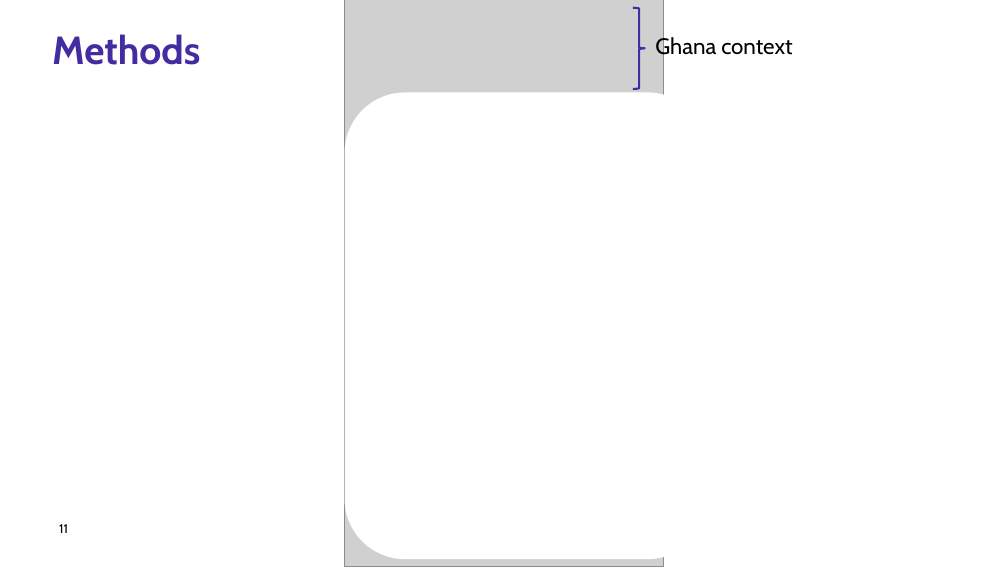
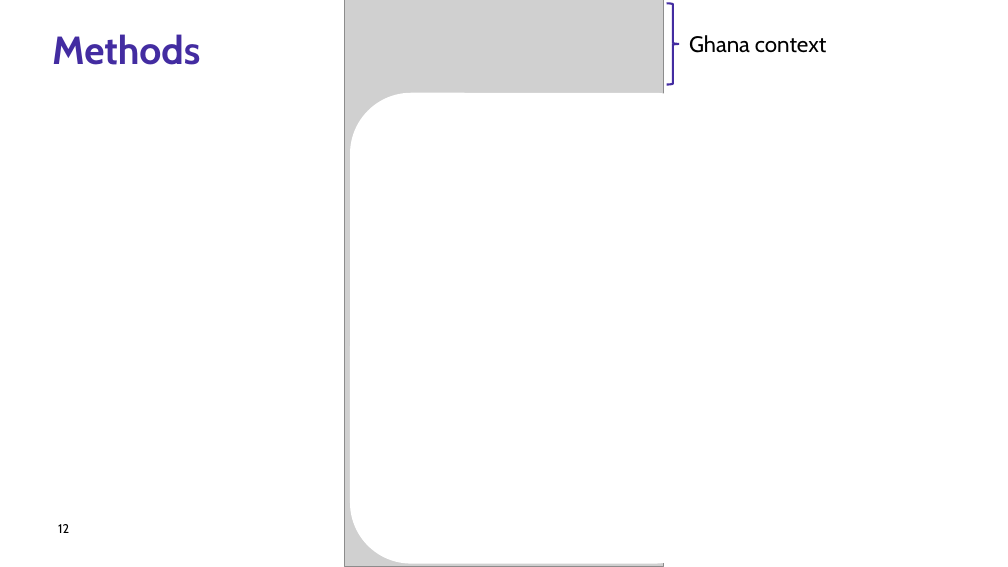
Before and after one commit to zenabusuboi/MySWISS-TPH, a slide deck: slide 12 of ZenabuPhD/COMMUNITY PROTECTION/PRESENTATIONS/CommProt_Presentation4_AnnualCommitteeMeeting2_2026.pptx (slide 11 before the commit). Drawn at 1008x567 pixels with LibreOffice and Linux fonts; fonts in the diff are those of the drawing; grey boxes stand for pictures; background and template pictures are left out. Boxes give left, top, right and bottom in pixels: in the first picture for what was removed or moved away, otherwise in the second. Text is boxed around its words. In the diff, an @@ line names an element or a change of style, - is before the commit and + after.

```diff
--- a/ZenabuPhD/COMMUNITY PROTECTION/PRESENTATIONS/CommProt_Presentation4_AnnualCommitteeMeeting2_2026.pptx
+++ b/ZenabuPhD/COMMUNITY PROTECTION/PRESENTATIONS/CommProt_Presentation4_AnnualCommitteeMeeting2_2026.pptx
@@ right brace: place and size @@
-right brace at box(633, 8, 645, 90)
+right brace at box(666, 3, 678, 85)
@@ text "Ghana context" rewrapped from box(655, 35, 792, 60) to box(689, 35, 826, 53) @@
@@ rounded rectangle: place and size @@
-rounded rectangle at box(345, 93, 709, 559)
+rounded rectangle at box(350, 93, 716, 563)
@@ page number at box(58, 524, 69, 533): text changed @@
-11
+12
```
Also in this commit, not shown: 12 other slides changed, 2 slides added, 2 slides removed, 46 other files.
